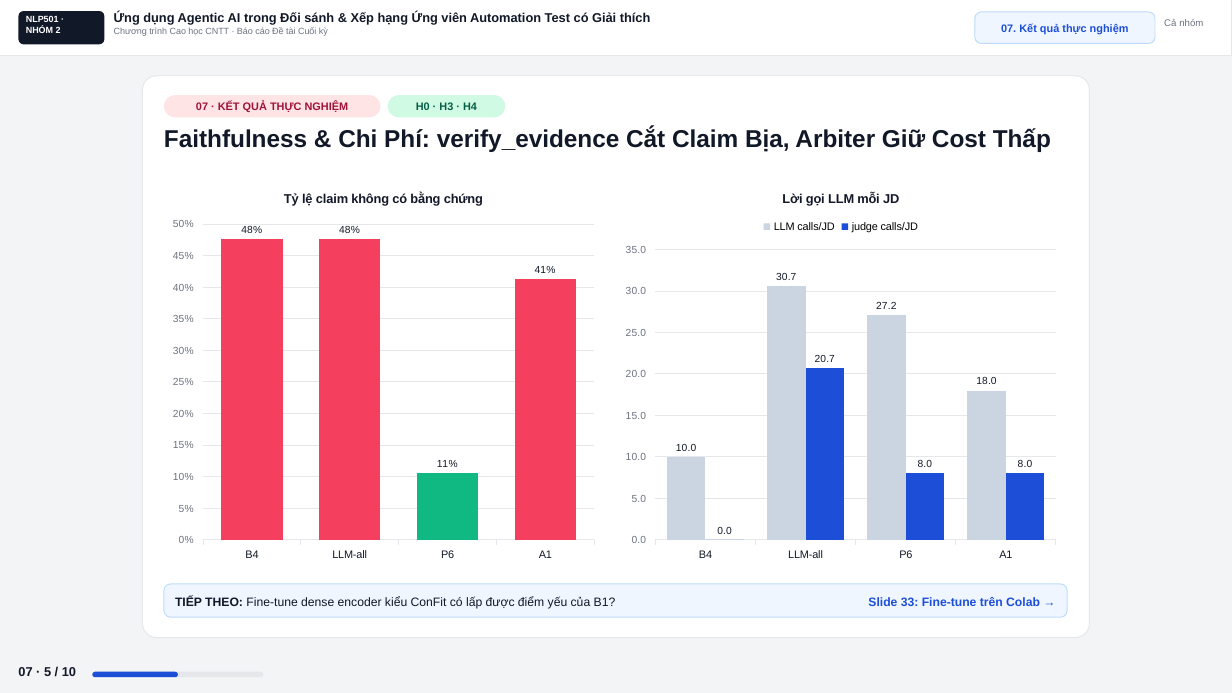
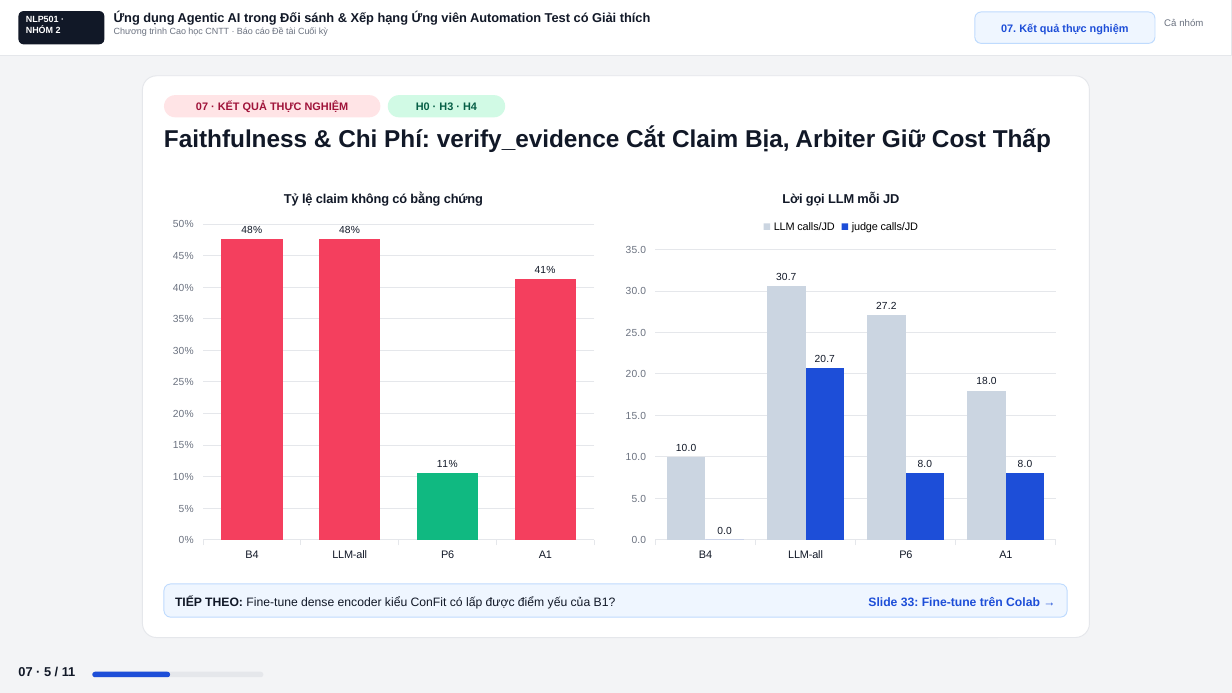
Before and after one commit to ZgsNat/NLP501.22_GROUP_2, a slide deck: slide 32 of Slide_Group2_NLP501-3.pptx. Drawn at 1232x693 pixels with LibreOffice and Linux fonts; fonts in the diff are those of the drawing. Boxes give left, top, right and bottom in pixels: in the first picture for what was removed or moved away, otherwise in the second. Text is boxed around its words. In the diff, an @@ line names an element or a change of style, - is before the commit and + after.

```diff
--- a/Slide_Group2_NLP501-3.pptx
+++ b/Slide_Group2_NLP501-3.pptx
@@ text at [18,667,76,676]: text changed @@
-07 · 5 / 10
+07 · 5 / 11
@@ rounded rectangle: place and size @@
-rounded rectangle at [92,672,178,677]
+rounded rectangle at [92,672,170,677]
```
Also in this commit, not shown: 10 other slides changed, 1 slide added, 12 other files.
